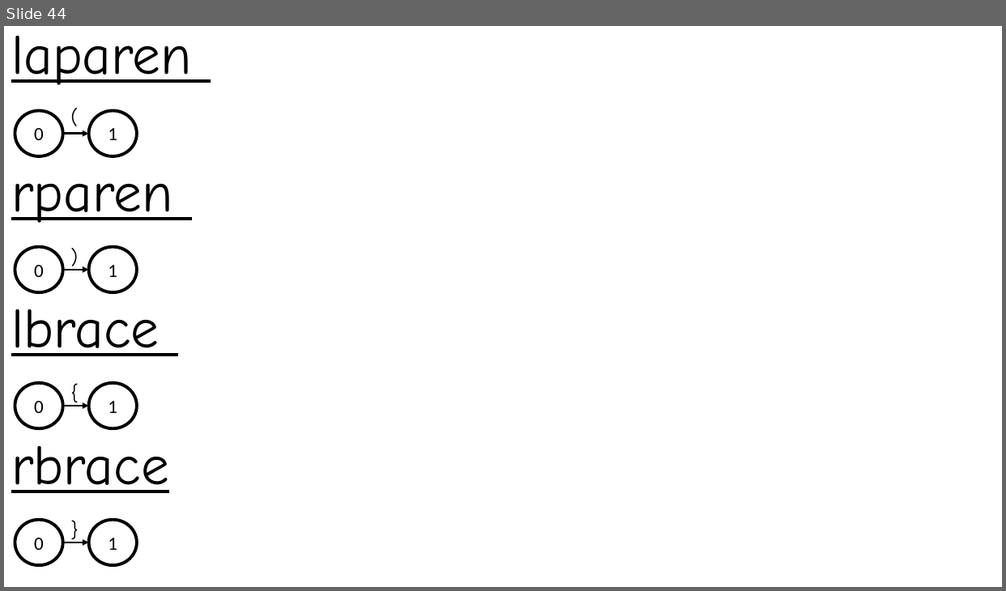
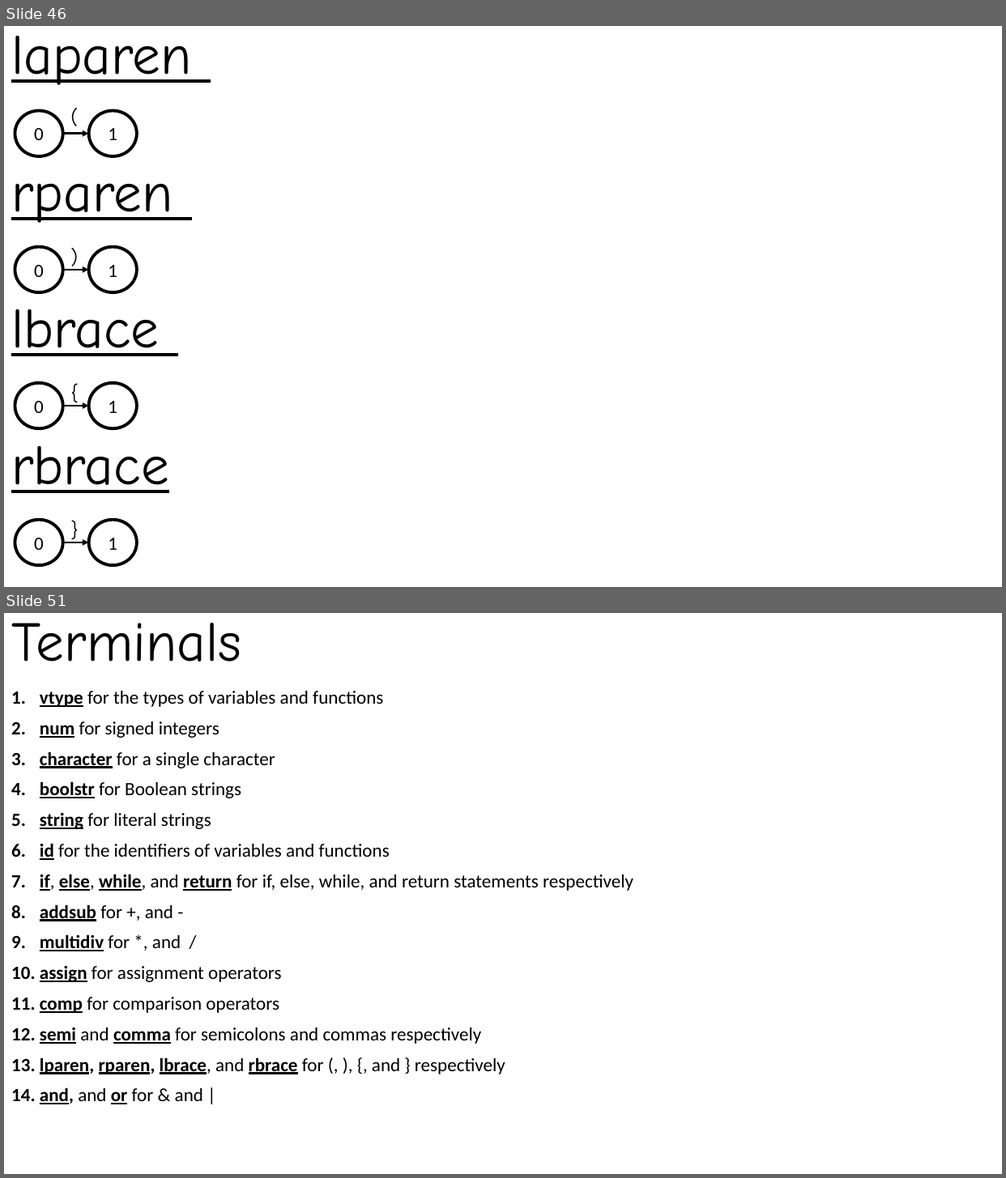
Before and after one commit to Absy-Serendipity/compiler, a slide deck: regular expression/NFA_DFA.pptx. Shown one above the other, each under a label of ours: slide 44 before the commit, slides 46 and 51 after it; the slides between them are not shown. The pictures are 1006x591 and 1006x1178 pixels, drawn with LibreOffice and Linux fonts; fonts in the diff are those of the drawing. Boxes give left, top, right and bottom in pixels: in the first picture for what was removed or moved away, otherwise in the second. Text is boxed around its words. In the diff, an @@ line names an element or a change of style, - is before the commit and + after.

```diff
--- a/regular expression/NFA_DFA.pptx
+++ b/regular expression/NFA_DFA.pptx
@@ slide 51 added at bbox=[4, 613, 1002, 1174], background #FFFFFF @@
@@ title added at bbox=[11, 623, 241, 662], 54 pt, text #000000 @@
+Terminals
@@ subtitle added at bbox=[40, 691, 633, 1105], 18 pt, text #000000 @@
+1. vtype for the types of variables and functions
+2. num for signed integers
+3. character for a single character
+4. boolstr for Boolean strings
+5. string for literal strings
+6. id for the identifiers of variables and functions
+7. if, else, while, and return for if, else, while, and return statements respectively
+8. addsub for +, and -
+9. multidiv for *, and /
+10. assign for assignment operators
+11. comp for comparison operators
+12. semi and comma for semicolons and commas respectively
+13. lparen, rparen, lbrace, and rbrace for (, ), {, and } respectively
+14. and, and or for & and |
@@ what was slide 44 is now slide 46 @@
```
Also in this commit, not shown: 2 slides changed, 7 other slides added, 29 other files.
